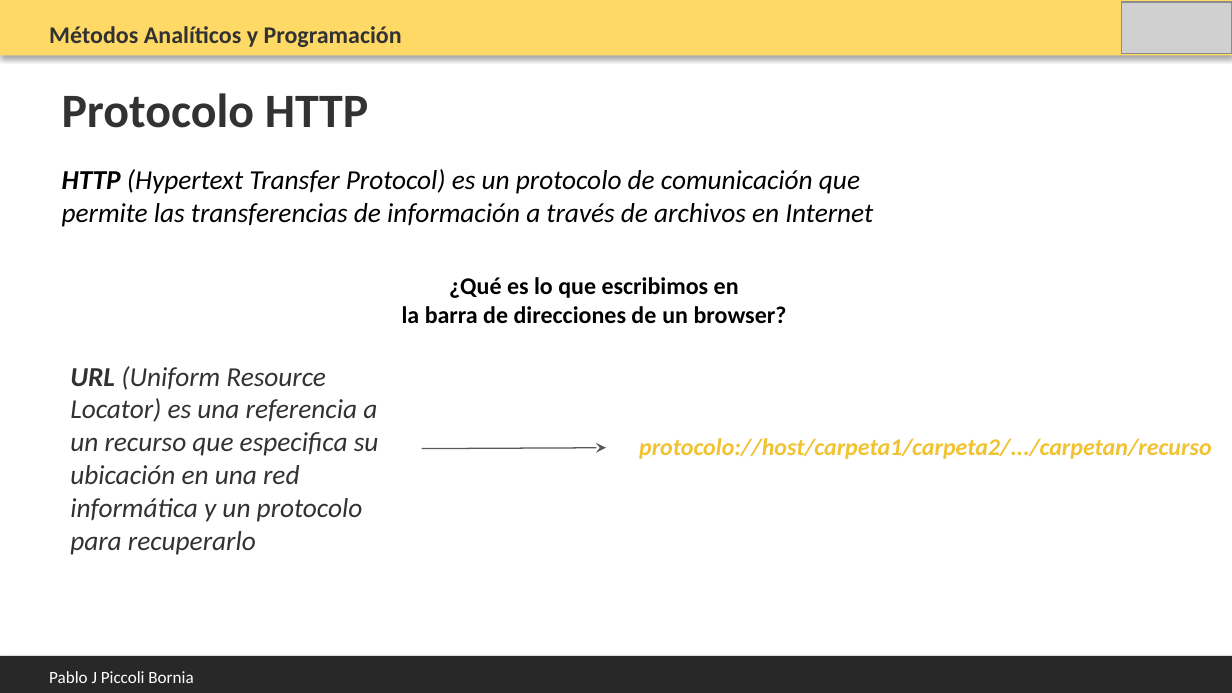
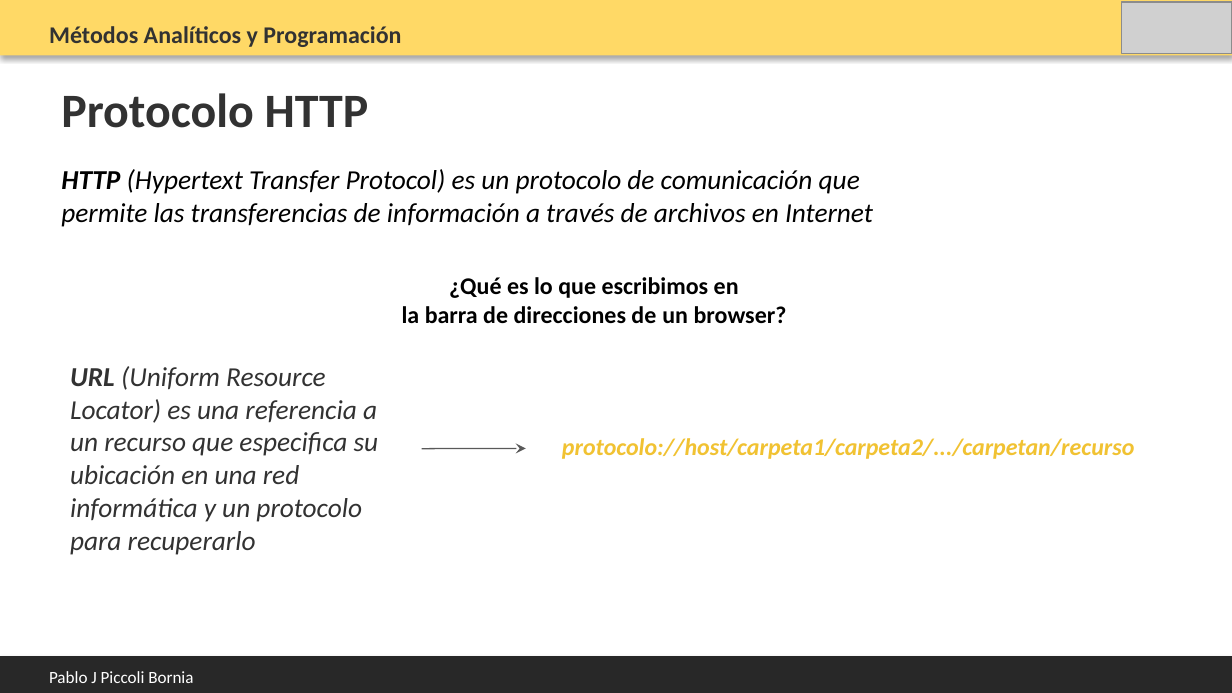
Before and after one commit to PabloPicc/MAyP_2026_1S, a slide deck: slide 7 of clases_teoricas_2026/Clase_13_APIs.pptx. Drawn at 1232x693 pixels with LibreOffice and Linux fonts; fonts in the diff are those of the drawing; grey boxes stand for pictures. Boxes give left, top, right and bottom in pixels: in the first picture for what was removed or moved away, otherwise in the second. Text is boxed around its words. In the diff, an @@ line names an element or a change of style, - is before the commit and + after.

```diff
--- a/clases_teoricas_2026/Clase_13_APIs.pptx
+++ b/clases_teoricas_2026/Clase_13_APIs.pptx
@@ arrow moved from (421, 448) - (606, 447) to (421, 448) - (526, 448) @@
@@ text "protocolo://host/carpeta1/carpeta2/.../carpetan/recurso": place and size @@
-text "protocolo://host/carpeta1/carpeta2/.../carpetan/recurso" at bbox=[639, 438, 1211, 459]
+text "protocolo://host/carpeta1/carpeta2/.../carpetan/recurso" at bbox=[562, 438, 1134, 459]
```
Also in this commit, not shown: 9 other slides changed, 7 other files.
